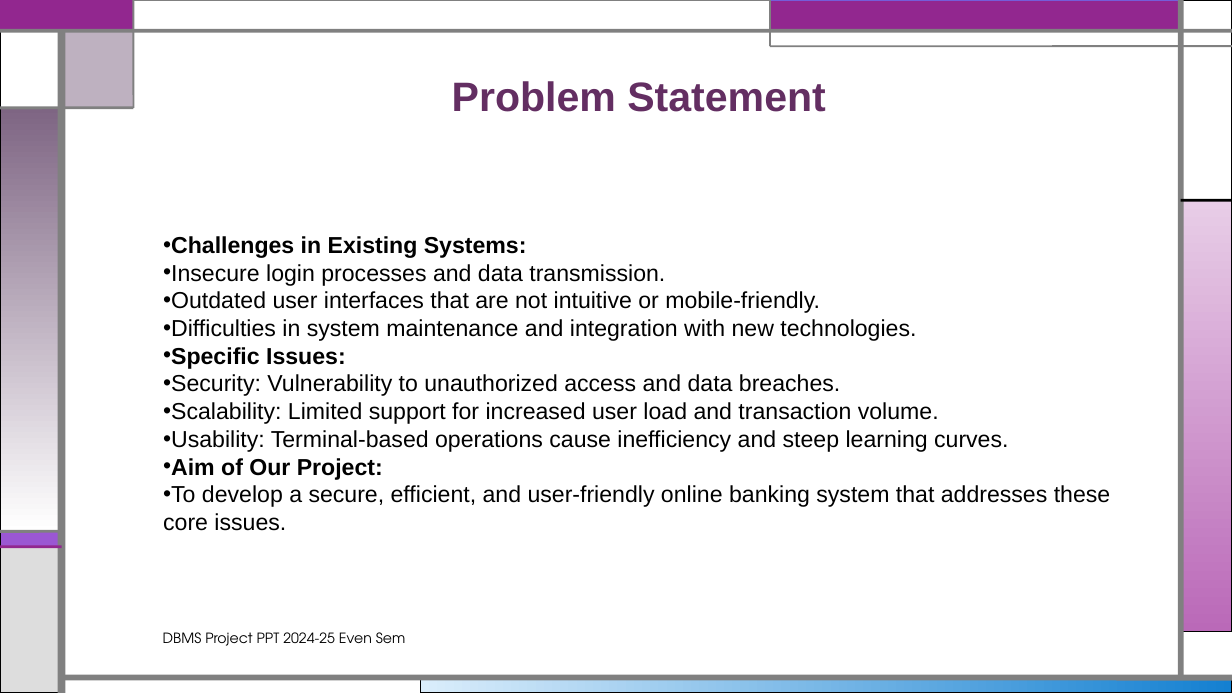
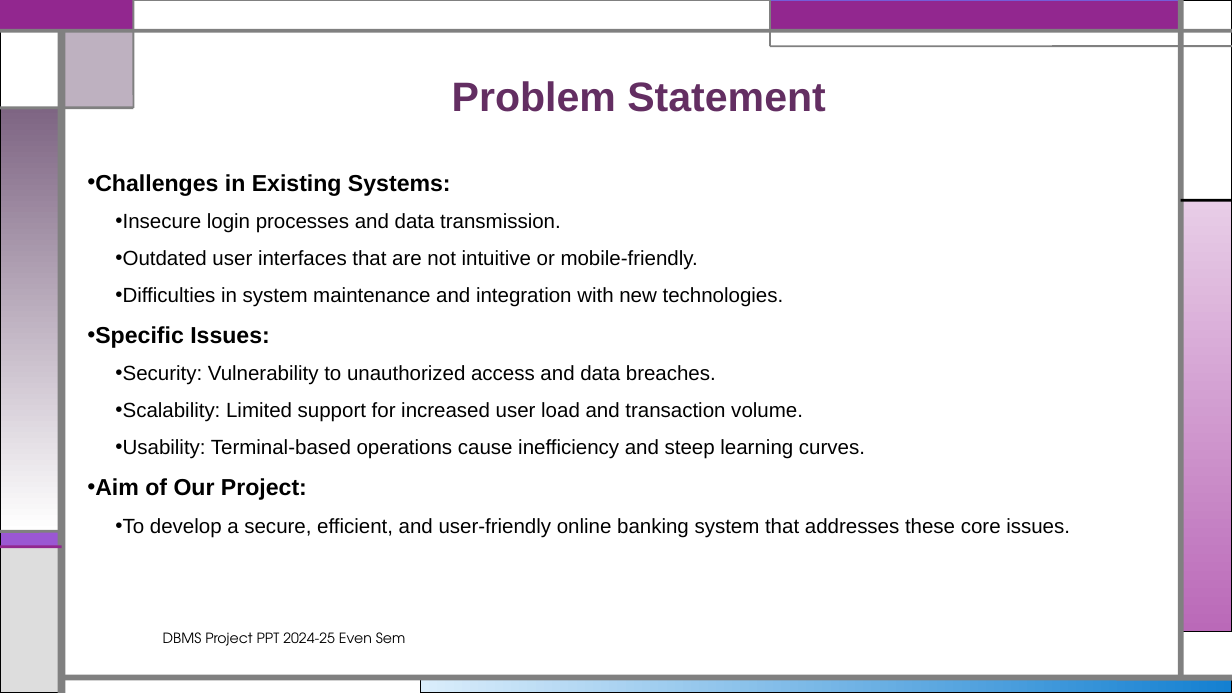
Before and after one commit to Drishay/CollegeProjects, a slide deck: slide 5 of DBMS-Project/others-details/Presentation-001.pptx. Drawn at 1232x693 pixels with LibreOffice and Linux fonts; fonts in the diff are those of the drawing. Boxes give left, top, right and bottom in pixels: in the first picture for what was removed or moved away, otherwise in the second. Text is boxed around its words. In the diff, an @@ line names an element or a change of style, - is before the commit and + after.

```diff
--- a/DBMS-Project/others-details/Presentation-001.pptx
+++ b/DBMS-Project/others-details/Presentation-001.pptx
@@ text "Challenges in Existing Systems:": place and size @@
-text "Challenges in Existing Systems:" at bbox=[163, 236, 1110, 531]
+text "Challenges in Existing Systems:" at bbox=[95, 174, 1070, 538]
@@ text "Challenges in Existing Systems:" at bbox=[95, 174, 1070, 538]: size 18 to 16 pt in "Insecure login processes and data transmission.", "Outdated user interfaces that are not intuitive ...", "Difficulties in system maintenance and integration with ...", "Security: Vulnerability to unauthorized access and data ..." and 3 more places; line spacing 1 to 1.5; list level 1 to 2 in "Insecure login processes and data ..."; list level 1 to 2 in "Outdated user interfaces that are ..."; list level 1 to 2 in "Difficulties in system maintenance and ..."; list level 1 to 2 in "Security: Vulnerability to unauthorized access ..."; list level 1 to 2 in "Scalability: Limited support for increased ..."; list level 1 to 2 in "Usability: Terminal-based operations cause inefficiency ..."; list level 1 to 2 in "To develop a secure, efficient, ..." @@
```
Also in this commit, not shown: 6 other slides changed, 3 slides added, 9 other files.
